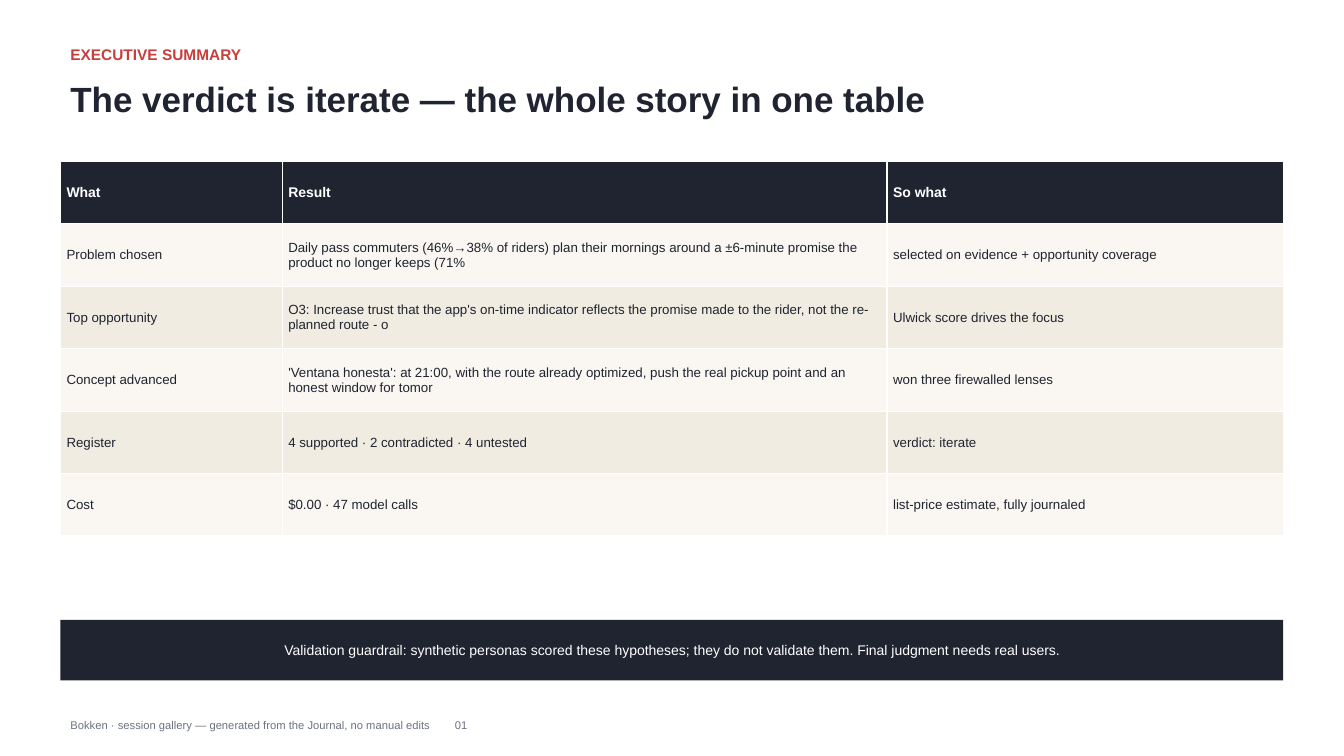
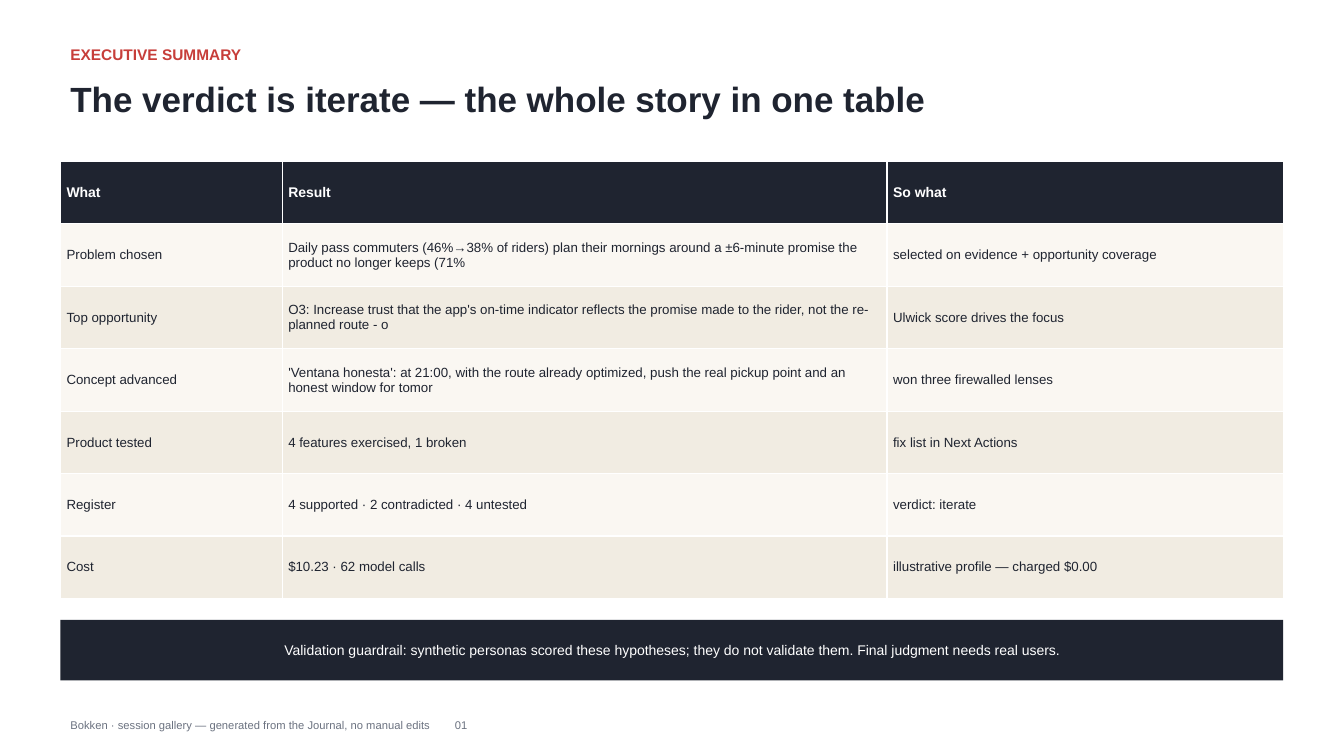
Before and after one commit to maglionejm/bokken, a slide deck: slide 2 of docs/gallery/demo-deck.pptx. Drawn at 1344x756 pixels with LibreOffice and Linux fonts; fonts in the diff are those of the drawing. Boxes give left, top, right and bottom in pixels: in the first picture for what was removed or moved away, otherwise in the second. Text is boxed around its words. In the diff, an @@ line names an element or a change of style, - is before the commit and + after.

```diff
--- a/docs/gallery/demo-deck.pptx
+++ b/docs/gallery/demo-deck.pptx
@@ table at (x1=60, y1=161, x2=1284, y2=599) @@
+row 5: Product tested | 4 features exercised, 1 broken | fix list in Next Actions
-row 7, column 2: $0.00 · 47 model calls
+row 7, column 2: $10.23 · 62 model calls
-row 7, column 3: list-price estimate, fully journaled
+row 7, column 3: illustrative profile — charged $0.00
```
Also in this commit, not shown: 9 other slides changed, 1 slide added, 16 other files.
